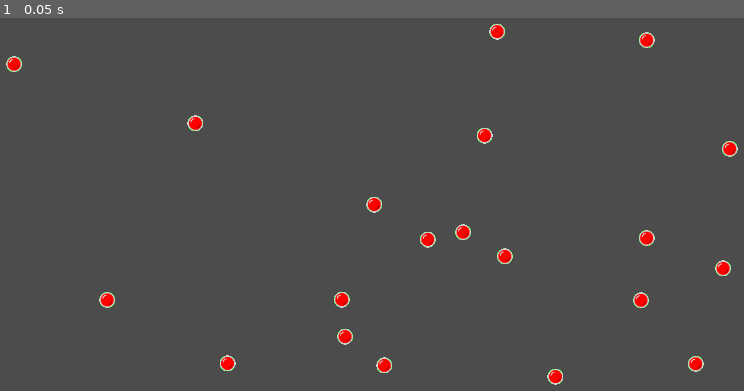
Above: before the commit, frame 1.
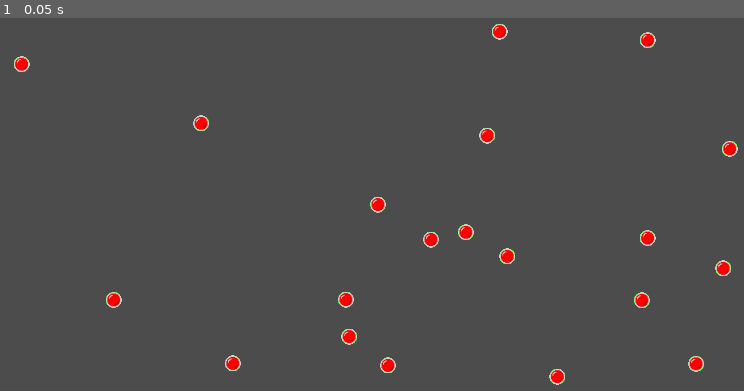
Above: after the commit, the same moment.

Repository: doctor-g/GGJ21
Game: Godot game, scene res://src/PegGenerator.tscn
The game is run twice, just before and just after one commit, with the same random seed, the same clock (stepped at 60 frames per second) and the same inputs. This scene is started directly instead of the project's main scene.
Inputs:
- Up to frame 1 (0.05 s): no input

The runs differ from the first frame. In frame 1, 1.2% of the frame differs, in the area x 0-99%, y 1-99%.

Commit message:
Completely attach spawn area size to actual spawn area

Diff:
--- a/project/src/PegGenerator.gd
+++ b/project/src/PegGenerator.gd
@@ -7,11 +7,15 @@
 
 var _peg_positions := []
 
+var _spawn_area_offset := Vector2.ZERO
 var _spawn_area_bounds := Vector2.ZERO
 
 func _ready():
 	randomize()
-	_spawn_area_bounds = $SpawnArea/CollisionShape2D.shape.extents*2
+	var _spawn_area : Vector2 = $SpawnArea/CollisionShape2D.shape.extents*2
+	_spawn_area_offset = (get_viewport_rect().size-_spawn_area)/2
+	print(str(_spawn_area_offset))
+	_spawn_area_bounds = _spawn_area
 	_generate_pegs()
 
 func _generate_pegs():
@@ -20,8 +24,8 @@
 		var pos:Vector2
 		while finding_pos:
 			finding_pos = false
-			var pos_x := rand_range(10, _spawn_area_bounds.x)
-			var pos_y := rand_range(100, _spawn_area_bounds.y)
+			var pos_x := rand_range(_spawn_area_offset.x, _spawn_area_bounds.x)
+			var pos_y := rand_range(_spawn_area_offset.y, _spawn_area_bounds.y)
 			pos = Vector2(pos_x, pos_y)
 			for other_pos in _peg_positions:
 				var distance_between_pegs := pos.distance_to(other_pos)
